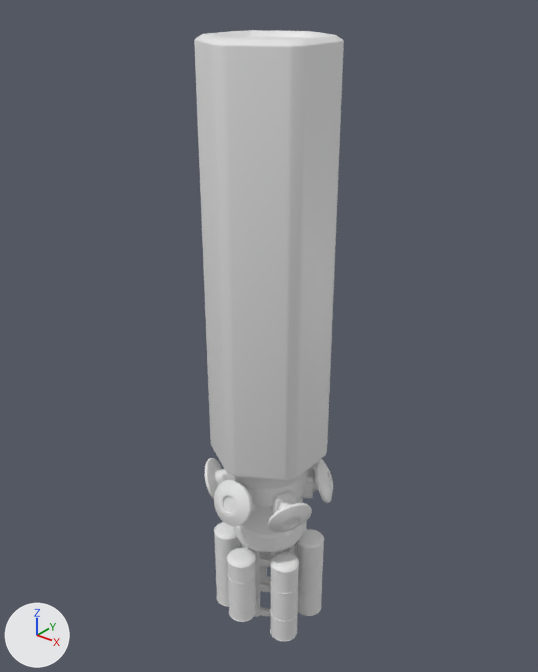
One commit to the Blender file Assets/OrbitalAccelerator.blend: the scene before it, then after it.
One viewpoint serves both versions: a camera (50 mm lens) standing at (110.2, -137.5, 137.0) and looking at (-2.5, 3.2, 49.7). Lighting does not change. The marker at lower left points along +X, +Y and +Z. Objects named as collision shapes, trigger or cutter boxes, shadow casters or lower levels of detail are left out.

The first picture shows 'BarrelScaffold', 'Core', 'FuelTank', 'FuelTank.001', 'FuelTank.003', 'FuelTank.004', 'RW', 'RW.001', 'RW.003', 'RW.004', 'RW.005'.
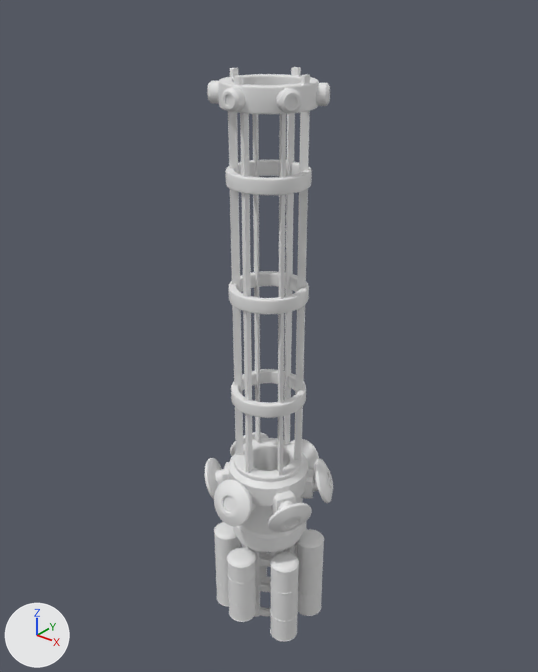
Location of each change, (x1, y1, x2, y2) in pixels of the pictures (538 x 672 px):
'BarrelScaffold', hidden
    before: (194, 30, 344, 481)
part 1 of me_cylinder_011, cut back
    before: (205, 458, 327, 508)
    after: (224, 474, 330, 526)
'Coil.forward.001', unchanged, uncovered by the edit
    after: (225, 160, 312, 418)
'Coil.forward', unchanged, uncovered by the edit
    after: (218, 74, 319, 114)
'ForwardRail.005', unchanged, uncovered by the edit
    after: (294, 111, 310, 461)
'ForwardRail.003', unchanged, uncovered by the edit
    after: (240, 113, 253, 473)

The change, as a list of edits to the scene's bpy script:
```text
Change me_cylinder_011:
    used by ob_rw; parent = ob_rw_axis; location = (0.0, 0.0, 0.0)
    remove me_cylinder_011.from_pydata(...)  # 512 vertices, 481 faces; spans x -6.34..6.34, y -6.34..6.34, z 1.05..4.14
    add me_cylinder_011.from_pydata(...)  # 145 vertices, 121 faces; spans x 0.0..6.34, y 0.0..6.34, z 1.05..4.14
    me_cylinder_011 part 1: 368 vertices removed from x -6.34..6.22, y -6.34..6.22, z 1.05..4.14; 1 vertex added at x 0.0, y 0.0, z 3.44
Change ob_rw:
    add _m = ob_rw.modifiers.new('Mirror', 'MIRROR')
    add _m.use_axis = (True, True, False)
Change ob_rw_001:
    add _m = ob_rw_001.modifiers.new('Mirror', 'MIRROR')
    add _m.use_axis = (True, True, False)
Change ob_rw_004:
    add _m = ob_rw_004.modifiers.new('Mirror', 'MIRROR')
    add _m.use_axis = (True, True, False)
Change ob_barrelscaffold:
    add ob_barrelscaffold.hide_set(True)
```
